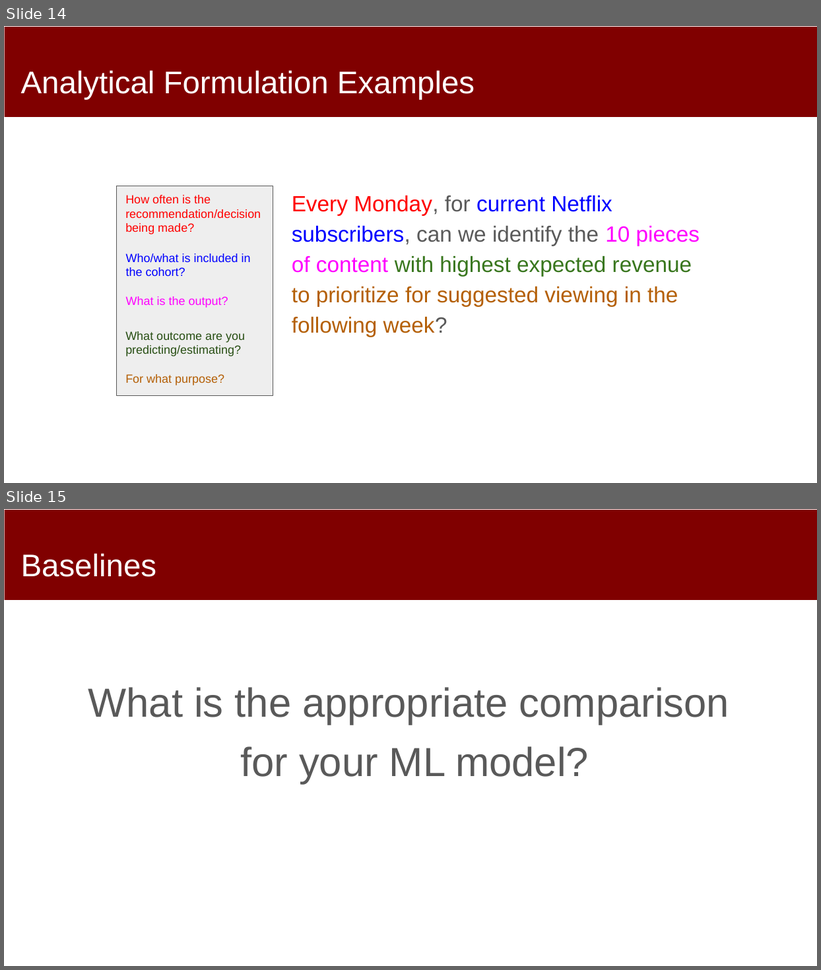
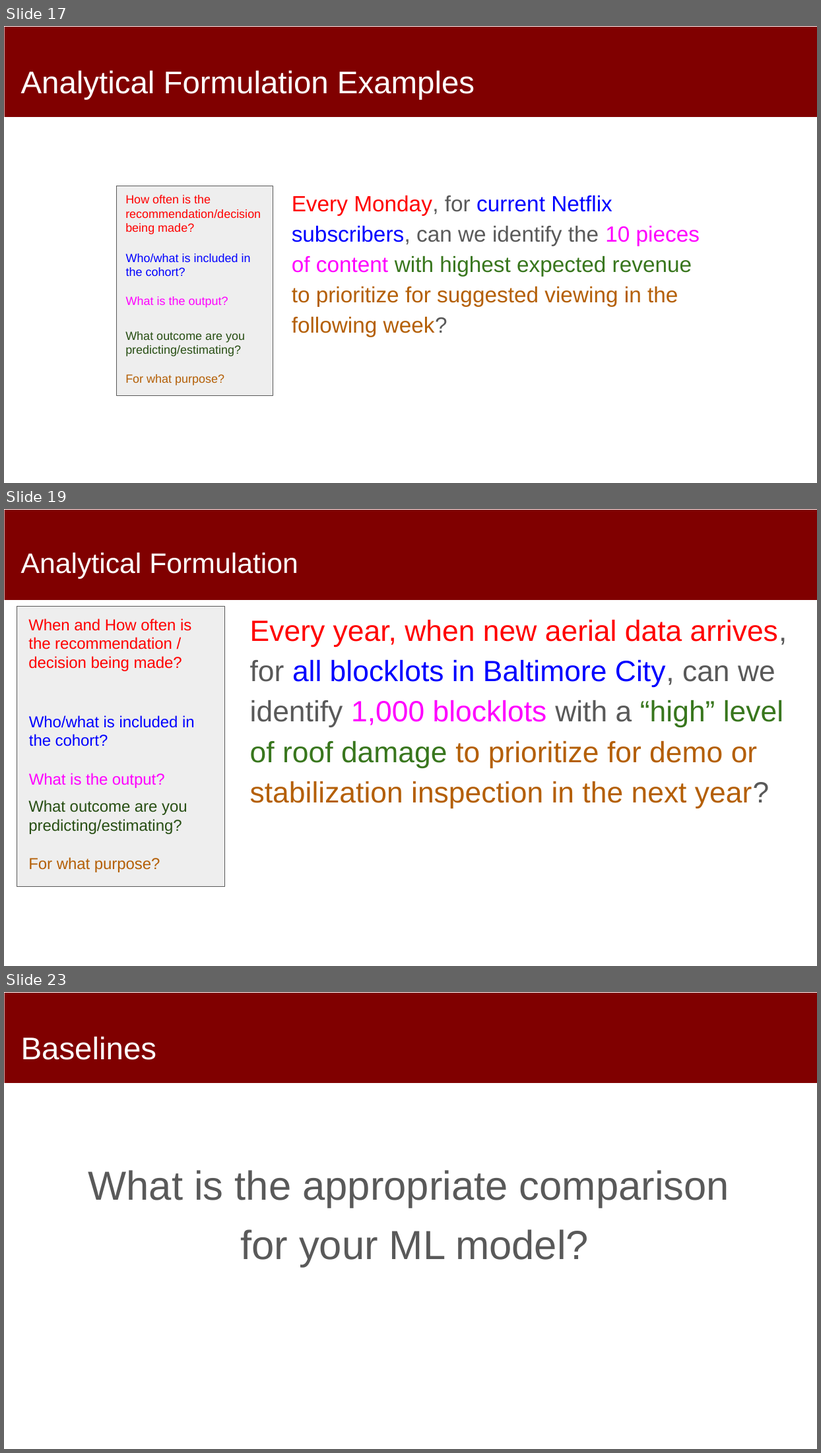
Before and after one commit to dssg/mlforpublicpolicylab, a slide deck: Lectures/07-formulation-and-baselines.pptx. Shown one above the other, each under a label of ours: slides 14 and 15 before the commit, slides 17, 19 and 23 after it; the slides between them are not shown. The pictures are 821x970 and 821x1453 pixels, drawn with LibreOffice and Linux fonts; fonts in the diff are those of the drawing. Boxes give left, top, right and bottom in pixels: in the first picture for what was removed or moved away, otherwise in the second. Text is boxed around its words. In the diff, an @@ line names an element or a change of style, - is before the commit and + after.

Commit message:
formulation slides

```diff
--- a/Lectures/07-formulation-and-baselines.pptx
+++ b/Lectures/07-formulation-and-baselines.pptx
@@ slide 19 added at bbox=[4, 509, 817, 966], background #FFFFFF; not listed: 1 template element that a slide beside it also shows @@
@@ title added at bbox=[21, 553, 298, 579], 33.3 pt, text #FFFFFF @@
+Analytical Formulation
@@ rectangle added at bbox=[17, 607, 225, 887], fill #EEEEEE, outline #595959 0.75 pt @@
@@ text added at bbox=[28, 619, 191, 669], 18.7 pt, text #FF0000 @@
+When and How often is the recommendation / decision being made?
@@ text added at bbox=[250, 619, 787, 809], 34.7 pt, text #B45F06 @@
+Every year, when new aerial data arrives, for all blocklots in Baltimore City, can we identify 1,000 blocklots with a “high” level of roof damage to prioritize for demo or stabilization inspection in the next year?
@@ text added at bbox=[29, 716, 195, 747], 18.7 pt, text #0000FF @@
+Who/what is included in the cohort?
@@ text added at bbox=[29, 773, 165, 788], 18.7 pt, text #FF00FF @@
+What is the output?
@@ text added at bbox=[28, 800, 187, 873], 18.7 pt, text #274E13 @@
+What outcome are you predicting/estimating?
+For what purpose?
@@ what was slide 14 is now slide 17 @@
@@ what was slide 15 is now slide 23 @@
```
Also in this commit, not shown: 1 slide changed, 8 other slides added, 2 slides removed.
